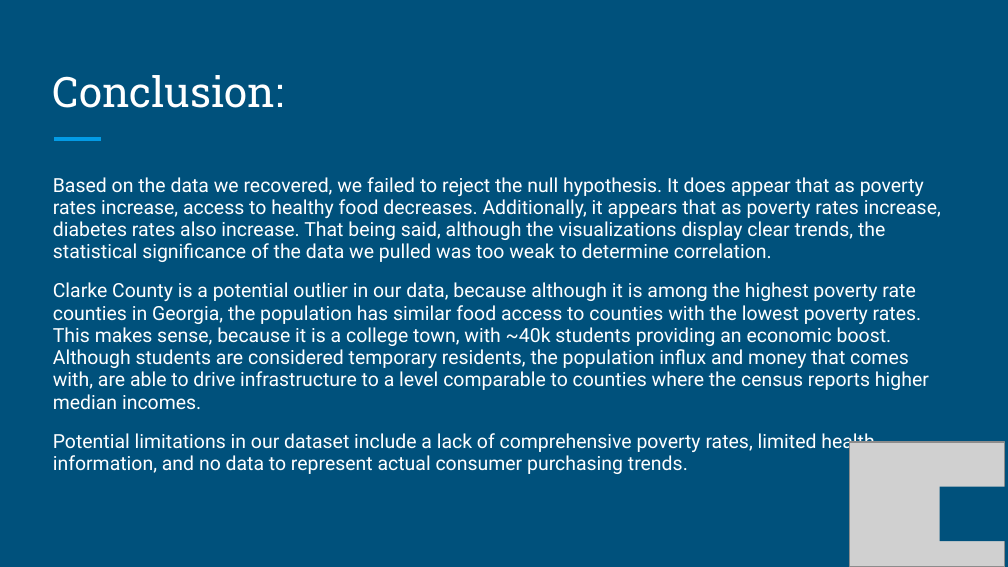
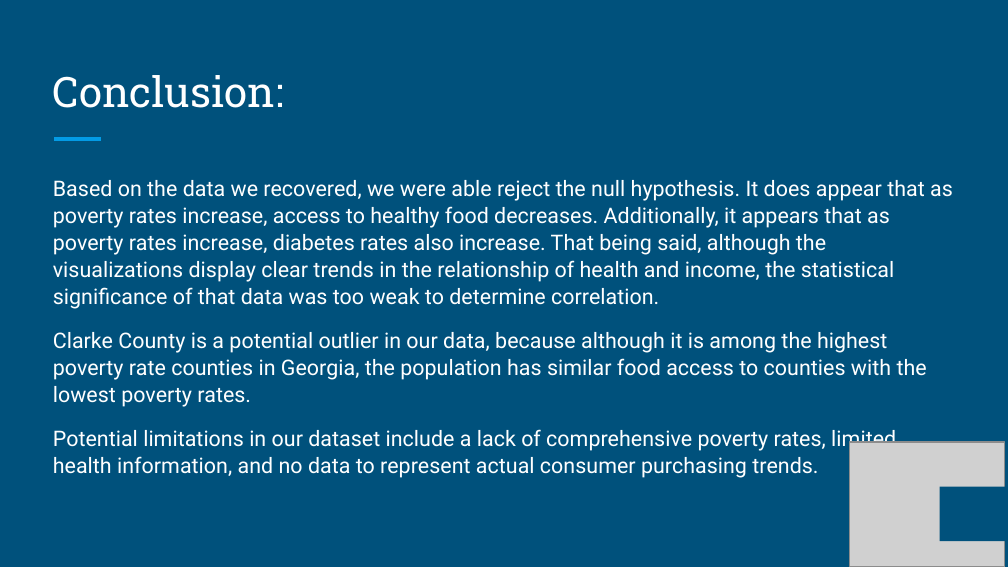
Before and after one commit to anishak520/Project1, a slide deck: slide 16 of Final Data Analysis/Food Access in Georgia.pptx. Drawn at 1008x567 pixels with LibreOffice and Linux fonts; fonts in the diff are those of the drawing; grey boxes stand for pictures. Boxes give left, top, right and bottom in pixels: in the first picture for what was removed or moved away, otherwise in the second. Text is boxed around its words. In the diff, an @@ line names an element or a change of style, - is before the commit and + after.

Commit message:
updated ppt presentation

```diff
--- a/Final Data Analysis/Food Access in Georgia.pptx
+++ b/Final Data Analysis/Food Access in Georgia.pptx
@@ text at (53, 180, 953, 407): text changed; size 13.9 to 15.3 pt @@
-Based on the data we recovered, we failed to reject the null hypothesis. It does appear that as poverty rates increase, access to healthy food decreases. Additionally, it appears that as poverty rates increase, diabetes rates also increase. That being said, although the visualizations display clear trends, the statistical significance of the data we pulled was too weak to determine correlation.
-Clarke County is a potential outlier in our data, because although it is among the highest poverty rate counties in Georgia, the population has similar food access to counties with the lowest poverty rates. This makes sense, because it is a college town, with ~40k students providing an economic boost. Although students are considered temporary residents, the population influx and money that comes with, are able to drive infrastructure to a level comparable to counties where the census reports higher median incomes.
+Based on the data we recovered, we were able reject the null hypothesis. It does appear that as poverty rates increase, access to healthy food decreases. Additionally, it appears that as poverty rates increase, diabetes rates also increase. That being said, although the visualizations display clear trends in the relationship of health and income, the statistical significance of that data was too weak to determine correlation.
+Clarke County is a potential outlier in our data, because although it is among the highest poverty rate counties in Georgia, the population has similar food access to counties with the lowest poverty rates.
@@ text at (53, 429, 896, 478): size 13.9 to 15.3 pt in "Potential limitations in our dataset include a ..."; line spacing 0.95 to 1.05 @@
```
Also in this commit, not shown: 1 other slide changed, 1 other file.
